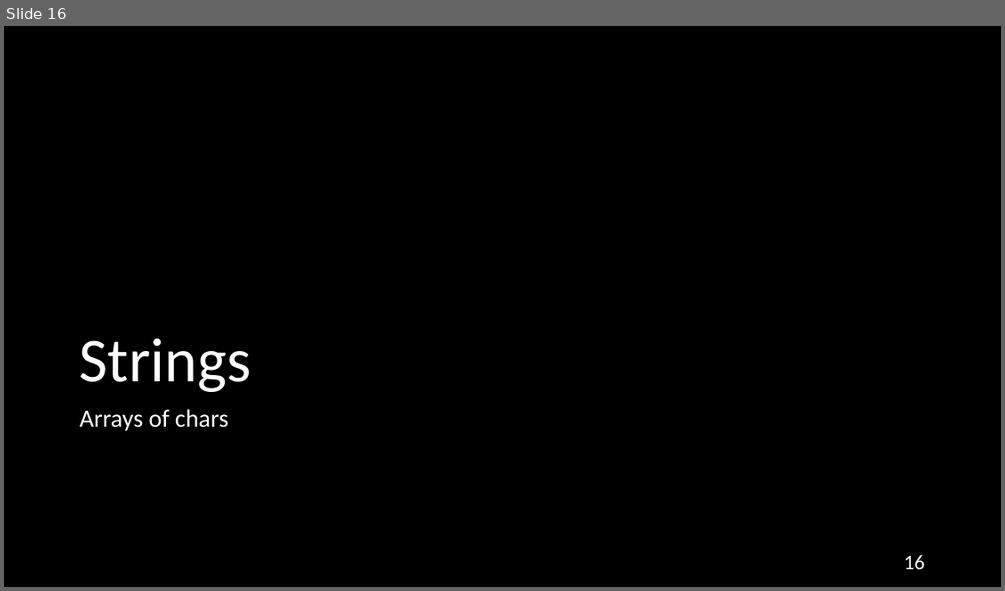
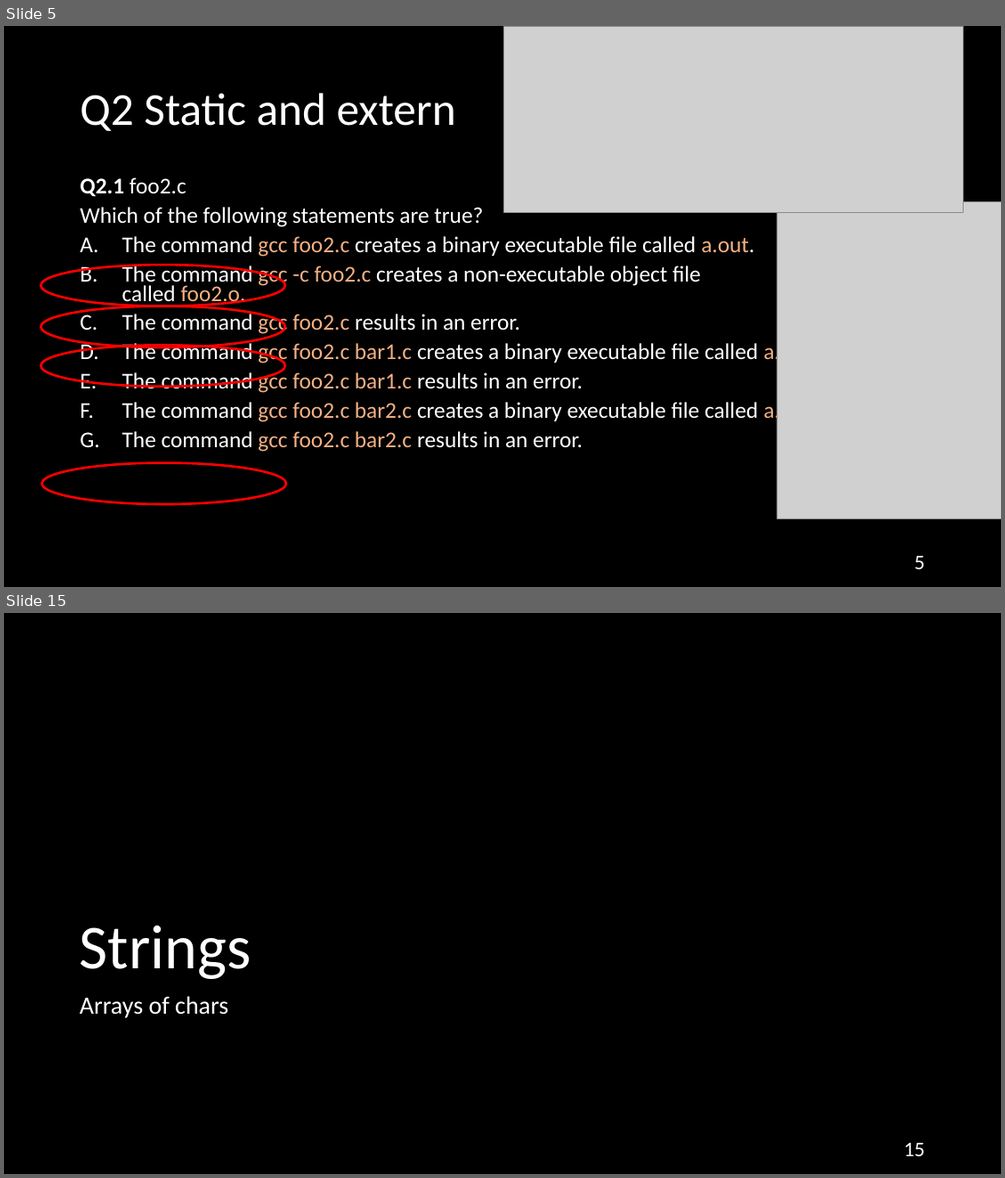
Before and after one commit to NYU-CSO/nyu-cso.github.io, a slide deck: rec-notes/r06.pptx. Shown one above the other, each under a label of ours: slide 16 before the commit, slides 5 and 15 after it; the slides between them are not shown. The pictures are 1005x591 and 1005x1178 pixels, drawn with LibreOffice and Linux fonts; fonts in the diff are those of the drawing; grey boxes stand for pictures. Boxes give left, top, right and bottom in pixels: in the first picture for what was removed or moved away, otherwise in the second. Text is boxed around its words. In the diff, an @@ line names an element or a change of style, - is before the commit and + after.

```diff
--- a/rec-notes/r06.pptx
+++ b/rec-notes/r06.pptx
@@ slide 5 added at box(4, 26, 1001, 587), background #000000 @@
@@ picture added at box(503, 26, 963, 213) @@
@@ title added at box(80, 93, 456, 131), 44 pt, text #FFFFFF @@
+Q2 Static and extern
@@ text added at box(80, 177, 817, 451), 21.7 pt, text #FFFFFF @@
+Q2.1 foo2.c
+Which of the following statements are true?
+A. The command gcc foo2.c creates a binary executable file called a.out.
+B. The command gcc -c foo2.c creates a non-executable object file called foo2.o.
+C. The command gcc foo2.c results in an error.
+D. The command gcc foo2.c bar1.c creates a binary executable file called a.out.
+E. The command gcc foo2.c bar1.c results in an error.
+F. The command gcc foo2.c bar2.c creates a binary executable file called a.out.
+G. The command gcc foo2.c bar2.c results in an error.
@@ picture added at box(777, 202, 1001, 519) @@
@@ ellipse added at box(40, 265, 285, 305), outline #FF0000 2.25 pt @@
@@ ellipse added at box(40, 305, 285, 346), outline #FF0000 2.25 pt @@
@@ ellipse added at box(40, 346, 285, 386), outline #FF0000 2.25 pt @@
@@ ellipse added at box(42, 463, 287, 504), outline #FF0000 2.25 pt @@
@@ page number added at box(914, 556, 925, 569), 20 pt, text #FFFFFF @@
+5
@@ what was slide 16 is now slide 15 @@
@@ page number at box(904, 1143, 925, 1156): text changed @@
-16
+15
```
Also in this commit, not shown: 9 slides changed, 12 other slides added, 12 slides removed, 1 other file.
